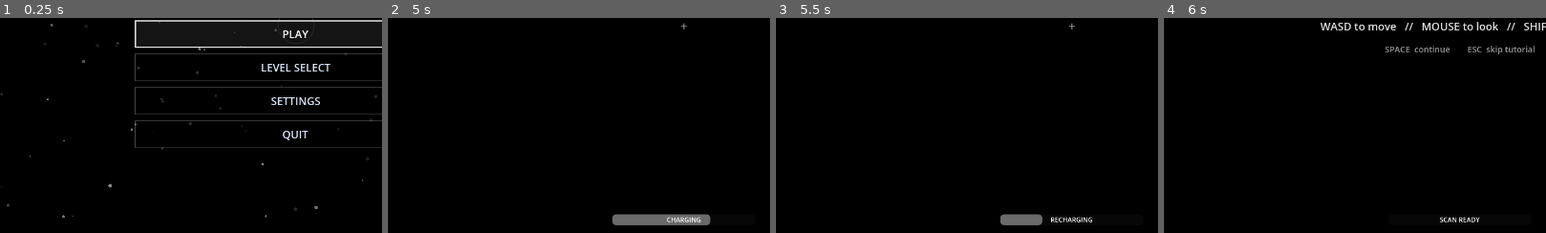
Above: before the commit, frames 1-4 (left to right).
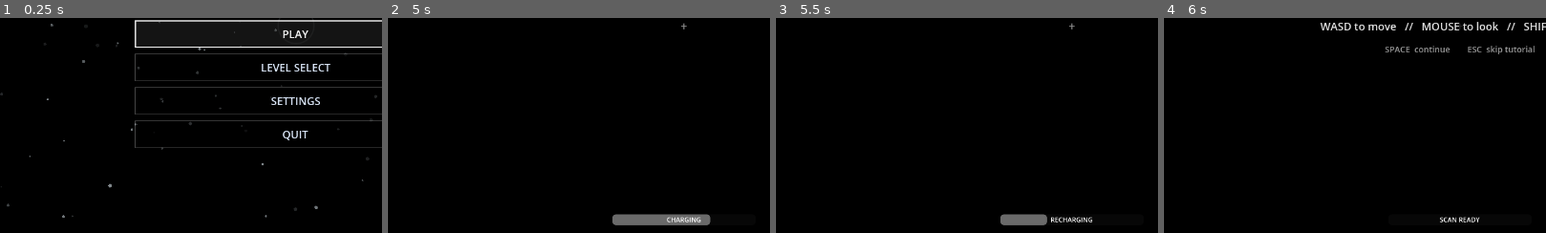
Above: after the commit, the same moments.

Repository: eliasz-git/lumen-null
Game: Godot game, scene res://scenes/title_screen.tscn
The game is run twice, just before and just after one commit, with the same random seed, the same clock (stepped at 60 frames per second) and the same inputs. Sound files missing from this copy of the repository are replaced by a short silence.
Inputs (mouse positions are % of the whole screen's width and height, from its top left):
- Up to frame 1 (0.25 s): no input
- Up to frame 2 (5 s): click "PLAY" at 0.5 s; tap Enter at 1.25, 2.75, 4.25 s; move the mouse to (55, 50) at 1.27 s; hold Shift (sprint) 1.28-2.03 s; hold W (move_forward) from 1.28 s (still down); tap Space (jump) at 1.52, 2, 2.27, 3.5, 3.77, 4.52 s; move the mouse to (45, 50) at 2.02 s; tap R at 2.1 s; move the mouse to (52, 48) at 2.77 s; tap M at 2.85 s; move the mouse to (49, 52) at 3.52 s; tap N at 3.6 s; move the mouse to (57, 51) at 4.27 s; hold E from 4.28 s (still down)
- Up to frame 3 (5.5 s): keep holding W (move_forward); move the mouse to (42, 49) at 5.02 s; release E at 5.03 s; tap Shift (sprint) at 5.1 s; tap Space (jump) at 5.27 s
- Up to frame 4 (6 s): keep holding W (move_forward); move the mouse to (51, 50) at 5.77 s; tap R at 5.85 s
The pictures show only the part of the screen within x 11-61%, y 48-98%; the shares and areas given below are measured in that part.

Frames 1-2 are identical in both runs. In frame 3, less than 0.1% of the frame differs, in the area x 69-71%, y 91-97%; in frame 4, nothing differs.

Commit message:
fix: scale scan recharge with charge, as the tutorial and README describe

Diff:
--- a/scripts/player.gd
+++ b/scripts/player.gd
@@ -22,6 +22,7 @@
 var charging := false
 var hold_time := 0.0
 var cooldown_left := 0.0
+var current_cooldown := 1.6
 var ping_sound: AudioStreamPlayer
 var death_sound: AudioStreamPlayer
 var pulse_charge_sound: AudioStreamPlayer
@@ -61,7 +62,7 @@
 		hold_time = 0.0
 	if cooldown_left > 0.0:
 		cooldown_left -= delta
-		game.set_cooldown(cooldown_left, scan_cooldown)
+		game.set_cooldown(cooldown_left, current_cooldown)
 	if not was_ping_ready and cooldown_left <= 0.0 and ping_sound and not charging:
 		ping_sound.volume_db = -16.0
 		ping_sound.pitch_scale = 1.55
@@ -152,8 +153,10 @@
 		ping_sound.volume_db = 0.0
 		ping_sound.pitch_scale = 1.0
 		ping_sound.play()
-	cooldown_left = scan_cooldown
-	game.set_cooldown(cooldown_left, scan_cooldown)
+	# A quick tap recharges faster; a full charge takes the level's whole scan_cooldown.
+	current_cooldown = scan_cooldown * lerpf(0.6, 1.0, t)
+	cooldown_left = current_cooldown
+	game.set_cooldown(cooldown_left, current_cooldown)
 	charging = false
 	hold_time = 0.0
 	# Tell the hunter the player pinged (unless suppressed during tutorial).
